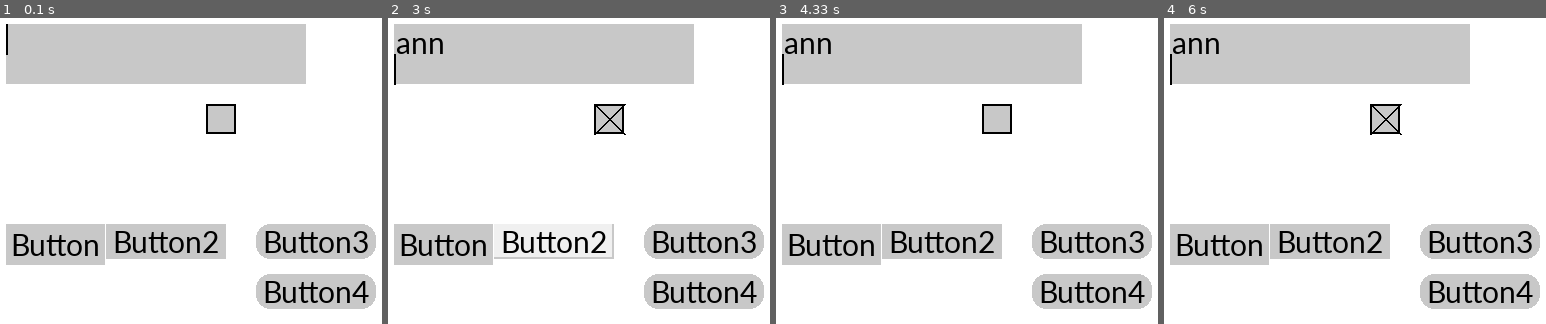
Above: before the commit, frames 1-4 (left to right).
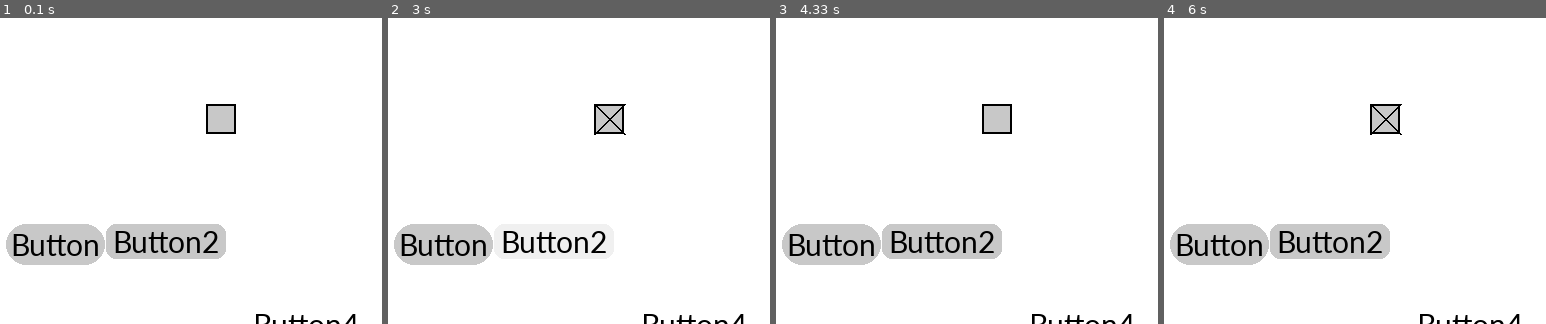
Above: after the commit, the same moments.

Repository: TheBigKahuna353/PygameUI
Game: pygame game, started from Example.py
The game is run twice, just before and just after one commit, with the same random seed, the same clock (stepped at 60 frames per second) and the same inputs.
Inputs (mouse positions are in pixels of both pictures, inside the frame that each line leads up to):
- Up to frame 1 (0.1 s): no input
- Up to frame 2 (3 s): click (441, 244) at 0.38 s; click (445, 73) at 0.72 s; hold Right 1-1.47 s; type "ann" at 2.1 s; tap Enter at 2.43 s; click (609, 118) at 2.7 s
- Up to frame 3 (4.33 s): click (940, 241) at 3.03 s; move the mouse to (997, 118) at 3.32 s; press the mouse at (997, 118) at 3.35 s; move the mouse to (875, 66) at 3.45 s; release the mouse at (outside the picture) at 3.58 s; move the mouse to (997, 118) at 3.65 s; press the mouse at (997, 118) at 3.68 s; move the mouse to (986, 63) at 3.78 s; release the mouse at (outside the picture) at 3.92 s; move the mouse to (997, 118) at 3.98 s; press the mouse at (997, 118) at 4.02 s; move the mouse to (894, 103) at 4.12 s; release the mouse at (791, 88) at 4.25 s; move the mouse to (997, 118) at 4.32 s
- Up to frame 4 (6 s): press the mouse at (1385, 118) at 4.35 s; move the mouse to (1293, 189) at 4.45 s; release the mouse at (1202, 259) at 4.58 s; move the mouse to (1385, 118) at 4.65 s; press the mouse at (1385, 118) at 4.68 s; move the mouse to (1312, 73) at 4.78 s; release the mouse at (1240, 24) at 4.92 s; move the mouse to (1385, 118) at 4.98 s; press the mouse at (1385, 118) at 5.02 s; move the mouse to (1419, 137) at 5.12 s; release the mouse at (1454, 158) at 5.25 s; move the mouse to (1385, 118) at 5.32 s; press the mouse at (1385, 118) at 5.35 s; move the mouse to (1274, 66) at 5.45 s; release the mouse at (outside the picture) at 5.58 s; move the mouse to (1385, 118) at 5.65 s; press the mouse at (1385, 118) at 5.68 s; move the mouse to (1435, 134) at 5.78 s; release the mouse at (1488, 149) at 5.92 s; move the mouse to (1385, 118) at 5.98 s

The runs differ from the first frame. In frame 1, 23% of the frame differs, in the area x 1-99%, y 1-100%; in frame 2, 23%; in frame 3, 23%; in frame 4, 23%.

Commit message:
added curved outline

Diff:
--- a/Example.py
+++ b/Example.py
@@ -29,7 +29,8 @@
     outline = UI.Outline(),
     background = (200,200,200),
     action = button_clicked,
-    dont_generate = True
+    dont_generate = True,
+    curve_amount=0.5
 )
 
 #becuase we want to calculate the size of button1 without text or an image, we can use 'dont_generate = True'
@@ -44,6 +45,7 @@
     y = 300,
     w = 120,
     h = 35,
+    curve_amount=0.3,
     text = "Button2",
     background = (200,200,200),
     hover_background_color = (240,240,240),
@@ -52,16 +54,17 @@
 
 
 #create an image for our button
-img = UI.curve_square(120,35,0.4,(200,200,200))
-hover_img = UI.curve_square(130,45,0.4,(200,200,200))
+#img = UI.curve_square(120,35,0.4,(200,200,200))
+img = pygame.Surface((100,100),pygame.SRCALPHA)
+hover_img = UI.curve_square(230,45,0.4,(0,0,200))
 
 #create our button using our image
 button_img = UI.Button(
-    x = 350,
-    y = 300,
+    x = 100,
+    y = 100,
     image = img,
     enlarge = True,
-    text = "Button3"
+    text = ""
 )
 button_img2 = UI.Button(
     x = 350,
@@ -81,21 +84,27 @@
 )
 
 
+
+
 running = True
 # Game Loop
 while running:
     pygame.display.update()
     screen.fill((255,255,255))
 
+    #pygame.draw.rect(screen,(255,0,0),(100,100,100,100))
+
     #draw and update our buttons and textbox
-    InputBox.update()
+    #InputBox.update()
     button1.update()
     if button2.update(): #if button2 is clicked, it will return True
         print("button2 clicked")
 
-    button_img.update()
+    if button_img.update():
+        print("clicked invisible button")
     button_img2.update()
     checkBox.update()
+
 
 
     if checkBox:
--- a/UI.py
+++ b/UI.py
@@ -20,7 +20,7 @@
 
 #this creates a curved rect, given a w,h and the curve amount, bewtween 0 and 1
 def curve_square(width,height,curve, color = (0,0,0)):
-    if not 0 < curve < 1:
+    if not 0 <= curve <= 1:
         raise ValueError("curve value out of range, must be between 0 and 1")
     curve *= min(width,height)
     curve = int(curve)
@@ -46,16 +46,17 @@
         self.s = outline_amount
         self.col = outline_color
 
-    def _draw(self,surf,col,w,h):
+    def _draw(self,surf,col,w,h,curve_amount):
         if self.type == "half":
-            pygame.draw.rect(surf,col,(0,0, w-self.s,h-self.s))
+            surf.blit(curve_square(w, h, curve_amount, col), (0,0))
         elif self.type == "full":
-            pygame.draw.rect(surf,col,(self.s,self.s,w-self.s*2,h - self.s*2))
+            surf.blit(curve_square(w, h, curve_amount, self.col), (0,0))
+            surf.blit(curve_square(w-self.s*2, h-self.s*2, curve_amount, col), (self.s,self.s))
 
 
 #button class
 class Button:
-    def __init__(self,x,y,w= 0,h=0, calculateSize = False,te …(240 unchanged characters)… e = False, hover_background_color = None):
+    def __init__(self,x,y,w= 0,h=0, calculateSize = False,te …(240 unchanged characters)… e = False, hover_background_color = None, curve_amount = 0):
         self.x = x
         self.y = y
         self.w = w
@@ -70,11 +71,13 @@
         self.text = text
         self.text_colour = font_colour
         self.background = background
+        self.curve_amount = curve_amount
         self.hover_background = self.background if hover_background_color == None else hover_background_color
         self.font = pygame.font.Font(pygame.font.match_font(font),font_size)
         self.out = outline
         self.action = action
         self.image = image.copy() if image else None
+        self.clicked_on = False
         self.hover_image = hover_image
         self.enlarge = enlarge
         self.enlarge_amount = enlarge_amount
@@ -101,13 +104,13 @@
     def _Generate_images(self):
         #generate images
         if self.image == None:
-            self.image = pygame.Surface((self.w,self.h))
-            self.hover_image = pygame.Surface((self.w,self.h))
-            self.image.fill(self.background)
-            self.hover_image.fill(self.out.col)
+            self.image = pygame.Surface((self.w,self.h), pygame.SRCALPHA)
+            self.hover_image = pygame.Surface((self.w,self.h), pygame.SRCALPHA)
+            self.image.blit(curve_square(self.w, self.h, self.curve_amount, self.background), (0,0))
+            self.hover_image.blit(curve_square(self.w, self.h, self.curve_amount, self.hover_background), (0,0))
             #self.hover_image.fill(self.hover_background)
             if self.out:
-                self.out._draw(self.hover_image,self.hover_background,self.w,self.h)
+                self.out._draw(self.hover_image,self.hover_background,self.w,self.h,self.curve_amount)
             self.hover_image.convert()
             self.image.convert()
         elif self.hover_image == None:
@@ -170,14 +173,18 @@
         if mouse_pos[0] > self.x and mouse_pos[0] < self.x+self.w:
             if mouse_pos[1] > self.y and mouse_pos[1] < self.y+self.h:
                 self.hover = True
-                #check for click, if held down, action only gets caleed once
+                #check for click, if held down, action only gets called once
                 if click and not self.prev_clicked_state:
-                    returnee = True
+                    self.clicked_on = True
+                if self.prev_clicked_state and self.clicked_on and click == False:
                     if self.action:
                         if self.action_arg:
                             self.action(self.action_arg)
                         else:
                             self.action()
+                    returnee = True
+                if not click:
+                    self.clicked_on = False
         self.prev_clicked_state = click
         #draw
         self._draw()
